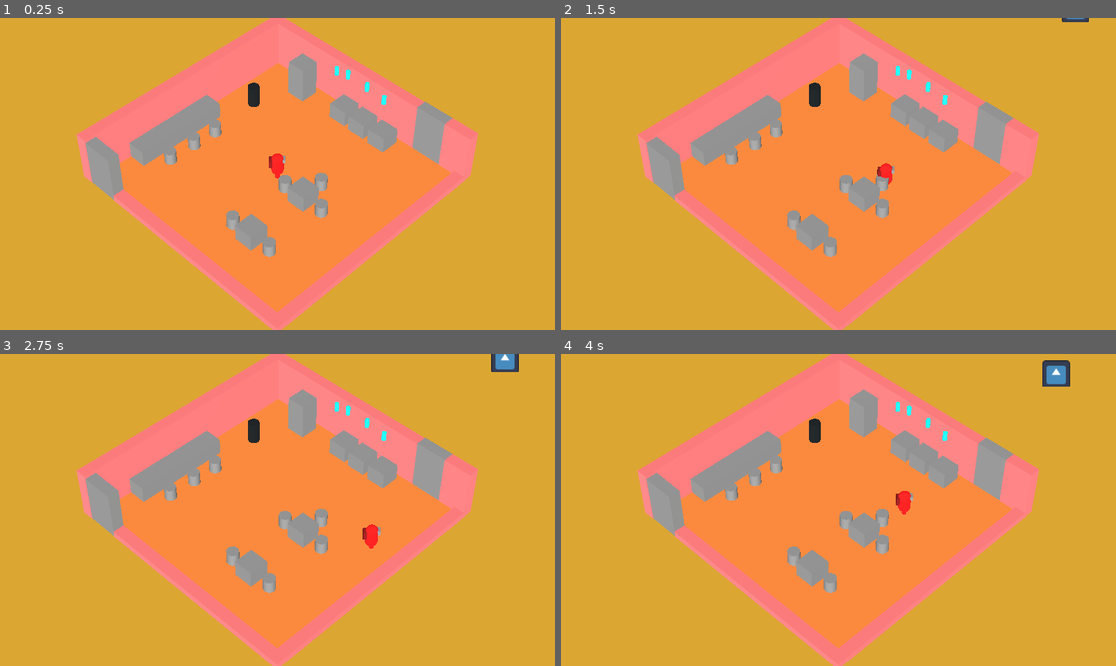
Above: before the commit, frames 1-4 (two rows, left to right).
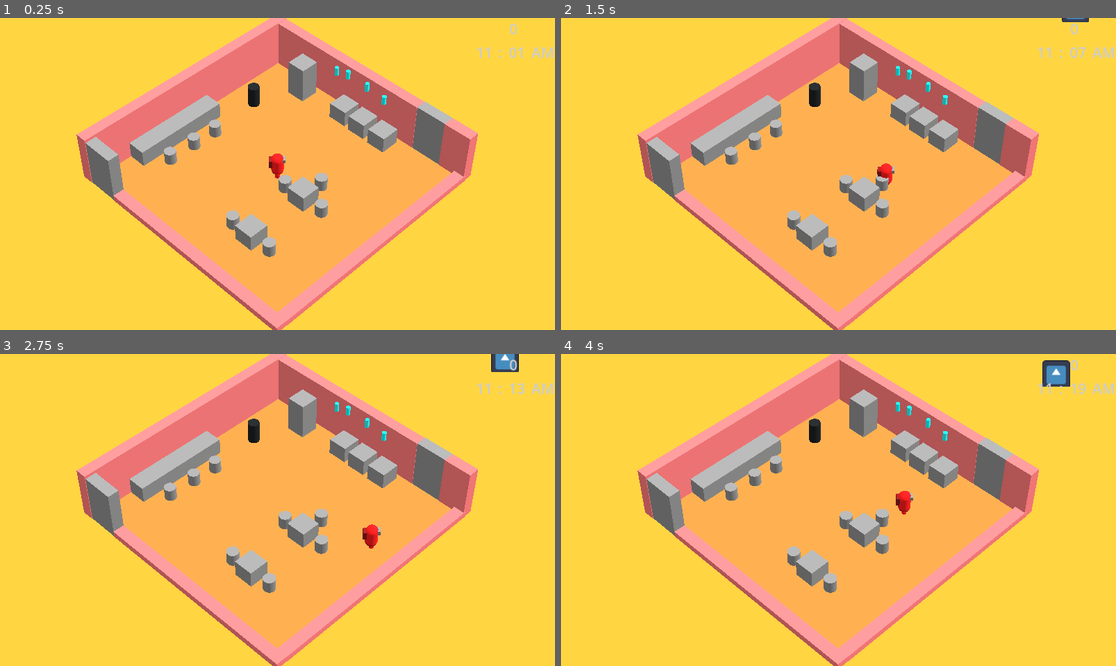
Above: after the commit, the same moments.

Repository: Kamjam/Bobaeria-Cafe
Game: Godot game, scene res://Scenes/Main.tscn
The game is run twice, just before and just after one commit, with the same random seed, the same clock (stepped at 60 frames per second) and the same inputs. The engine's default icon, where the game draws it, is replaced by a stand-in: a white triangle on a blue panel in a dark square.
Inputs:
- Up to frame 1 (0.25 s): no input
- Up to frame 2 (1.5 s): hold D (right) 0.53-1.28 s; hold E (interact) 0.53-1.28 s; hold S (down) from 1.28 s (still down); tap E (interact) at 1.35 s
- Up to frame 3 (2.75 s): release S (down) at 2.03 s; hold D (right) from 2.03 s (still down); hold E (interact) from 2.03 s (still down)
- Up to frame 4 (4 s): release D (right) at 2.78 s; release E (interact) at 2.78 s; hold W (up) 2.78-3.53 s; tap E (interact) at 2.85 s; hold A (left) from 3.53 s (still down); hold E (interact) from 3.53 s (still down)

The runs differ from the first frame. In frame 1, 94% of the frame differs, in the area x 0-100%, y 0-100%; in frame 2, 94%; in frame 3, 94%; in frame 4, 94%.

Commit message:
Fixed Day Cycle Merge Error

Diff:
--- a/bobaeria-cafe/Scenes/Main.tscn
+++ b/bobaeria-cafe/Scenes/Main.tscn
@@ -61,10 +61,8 @@
 [node name="Main" type="Node3D"]
 
 [node name="TimeSystem" parent="." instance=ExtResource("1_jmxwn")]
-ticks_per_sec = 120
 
 [node name="Time GUI" parent="." instance=ExtResource("9_1qeq3")]
-visible = false
 
 [node name="Control" parent="." instance=ExtResource("1_lpg72")]
 visible = false
--- a/bobaeria-cafe/Time/scripts/date_time.gd
+++ b/bobaeria-cafe/Time/scripts/date_time.gd
@@ -8,6 +8,7 @@
 
 
 var delta_time:float = 0
+var twelve_hr:int
 
 func increase_by_sec(delta_sec:float):
 	delta_time += delta_sec
@@ -23,7 +24,9 @@
 
 	secs = secs % 60
 	mins = mins % 60
-	hours = hours % 60
+	hours = hours % 24
+
+	twelve_hr = hours - 12
 
 	#print_debug(str(days) + ":" + str(hours) + ":" + str(mins) + ":" + str(secs))
 
--- a/bobaeria-cafe/Time/scripts/time.gd
+++ b/bobaeria-cafe/Time/scripts/time.gd
@@ -2,10 +2,12 @@
 class_name TimeSystem extends Node
 
 @export var date_time:DateTime
-@export var ticks_per_sec:int = 6 #in game time
+@export var ticks_per_sec:int = 288 #in game time
 
 signal time_system_updated
+signal twelve_hr_system_activated
 
 func _process(delta: float) -> void:
 	date_time.increase_by_sec(delta * ticks_per_sec)
 	TimeSys.time_system_updated.emit(date_time)
+	TimeSys.twelve_hr_system_activated.emit(date_time)
--- a/bobaeria-cafe/Time/scripts/time_gui.gd
+++ b/bobaeria-cafe/Time/scripts/time_gui.gd
@@ -1,24 +1,35 @@
 extends Control
 
-@onready var day_label:Label = $VBoxContainer/DayCounter/day
-@onready var hour_label:Label = $VBoxContainer/Clock/hours
-@onready var min_label:Label = $VBoxContainer/Clock/mins
+@export_category("GUI LABELS")
+@export var day_label:Label
+@export var hour_label:Label
+@export var min_label:Label
+@export var meridiem_label:Label
+@export var is_twelve_hr_clock:bool
 
-#@export var day_label:Label
-#@export var hour_label:Label
-#@export var min_label:Label
+enum MState {AM, PM}
+var cur_state: MState = MState.AM
 
 func _ready() -> void:
 	TimeSys.time_system_updated.connect(_on_time_system_updated)
+	TimeSys.twelve_hr_system_activated.connect(_on_twelve_hr_system_activated)
 
 func _on_time_system_updated(date_time:DateTime):
 	update_label(day_label, date_time.days, false)
 	update_label(hour_label, date_time.hours)
 	update_label(min_label, date_time.mins)
+	calc_meridiem(date_time.hours)
 
-	#day_label.text = str(date_time.days)
-	#hour_label.text = str(date_time.hours)
-	#min_label.text = str(date_time.mins)
+func _on_twelve_hr_system_activated(date_time:DateTime):
+	if is_twelve_hr_clock and date_time.hours >= 13:
+		update_label(hour_label, date_time.twelve_hr)
+
+func calc_meridiem(hours:int):
+	if hours >= 12 and cur_state == MState.AM:
+		cur_state = MState.PM
+		meridiem_label.text = "PM"
+	elif hours >= 24 and cur_state == MState.PM:
+		meridiem_label.text = "AM"
 
 func add_leading_zero(label:Label, value:int):
 	if value < 10: label.text += '0'
--- a/bobaeria-cafe/Time/the_sun.tscn
+++ b/bobaeria-cafe/Time/the_sun.tscn
@@ -6,7 +6,7 @@
 [sub_resource type="Resource" id="Resource_gttds"]
 script = ExtResource("2_0ffy3")
 days = 0
-hours = 11
+hours = 10
 mins = 0
 secs = 0
 
@@ -18,9 +18,9 @@
 secs = 0
 
 [node name="THE SUN" type="DirectionalLight3D"]
+transform = Transform3D(-4.37114e-08, -0.707107, 0.707107, 0, 0.707107, 0.707107, -1, 3.09086e-08, -3.09086e-08, 0, 6, 0)
 script = ExtResource("1_5kf2s")
 day_color = Color(1, 1, 1, 1)
 evening_color = Color(0.728989, 0.308411, 0.230706, 1)
 day_start = SubResource("Resource_gttds")
 evening_start = SubResource("Resource_a7p21")
-transition_time = null
Not shown: 1 places in bobaeria-cafe/Scenes/Main.tscn that only renumber resources
Not shown: 1 places in bobaeria-cafe/Time/Time GUI.tscn that only renumber resources
